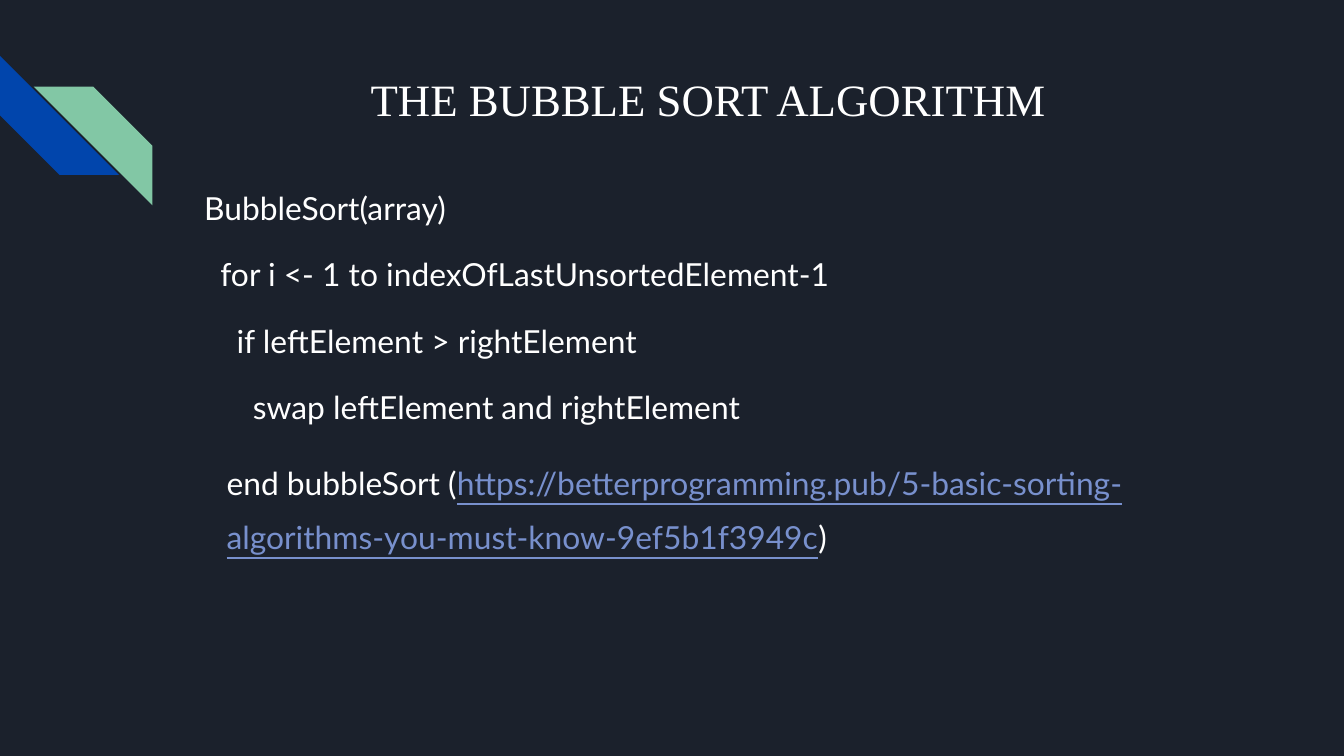
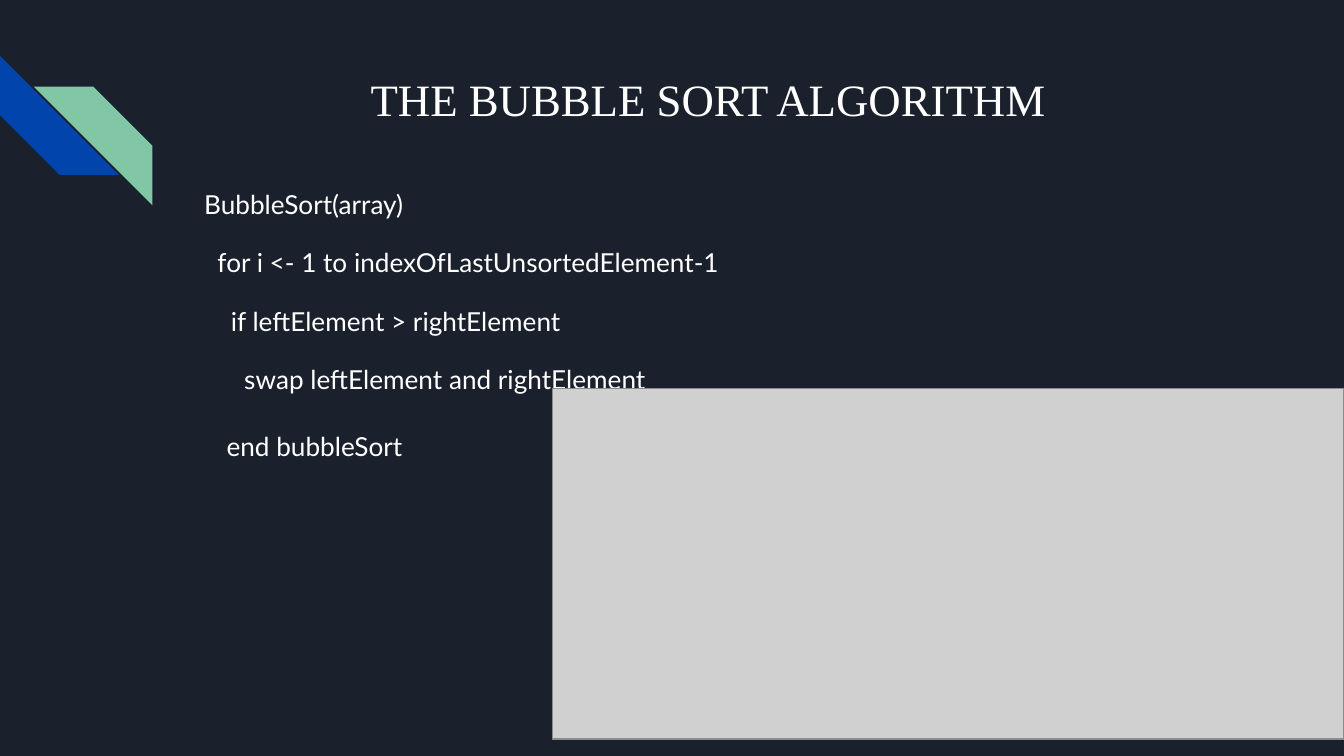
Before and after one commit to smunt97/CS608, a slide deck: slide 12 of Group7_SortingAlgorithms.pptx. Drawn at 1344x756 pixels with LibreOffice and Linux fonts; fonts in the diff are those of the drawing; grey boxes stand for pictures. Boxes give left, top, right and bottom in pixels: in the first picture for what was removed or moved away, otherwise in the second. Text is boxed around its words. In the diff, an @@ line names an element or a change of style, - is before the commit and + after.

Commit message:
Updated powerpoint

```diff
--- a/Group7_SortingAlgorithms.pptx
+++ b/Group7_SortingAlgorithms.pptx
@@ text at (204, 194, 719, 394): size 17 to 14 pt in "BubbleSort(array)", "for i <- 1 to indexOfLastUnsortedElement-1", "if leftElement > rightElement", "swap leftElement and rightElement" @@
@@ picture added at (552, 388, 1344, 739) @@
@@ text at (227, 436, 402, 456): text changed; size 17 to 14 pt; text colour #7890CD to #FFFFFF @@
-end bubbleSort (https://betterprogramming.pub/5-basic-sorting-algorithms-you-must-know-9ef5b1f3949c)
+end bubbleSort
```
Also in this commit, not shown: 9 other slides changed.
